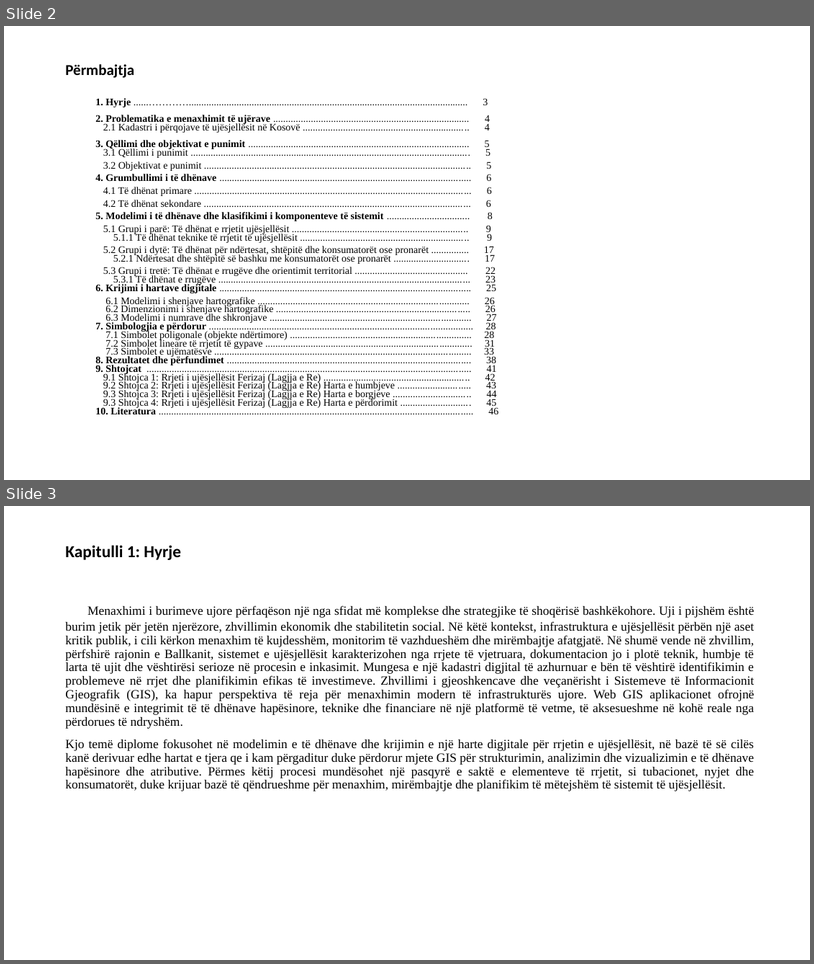
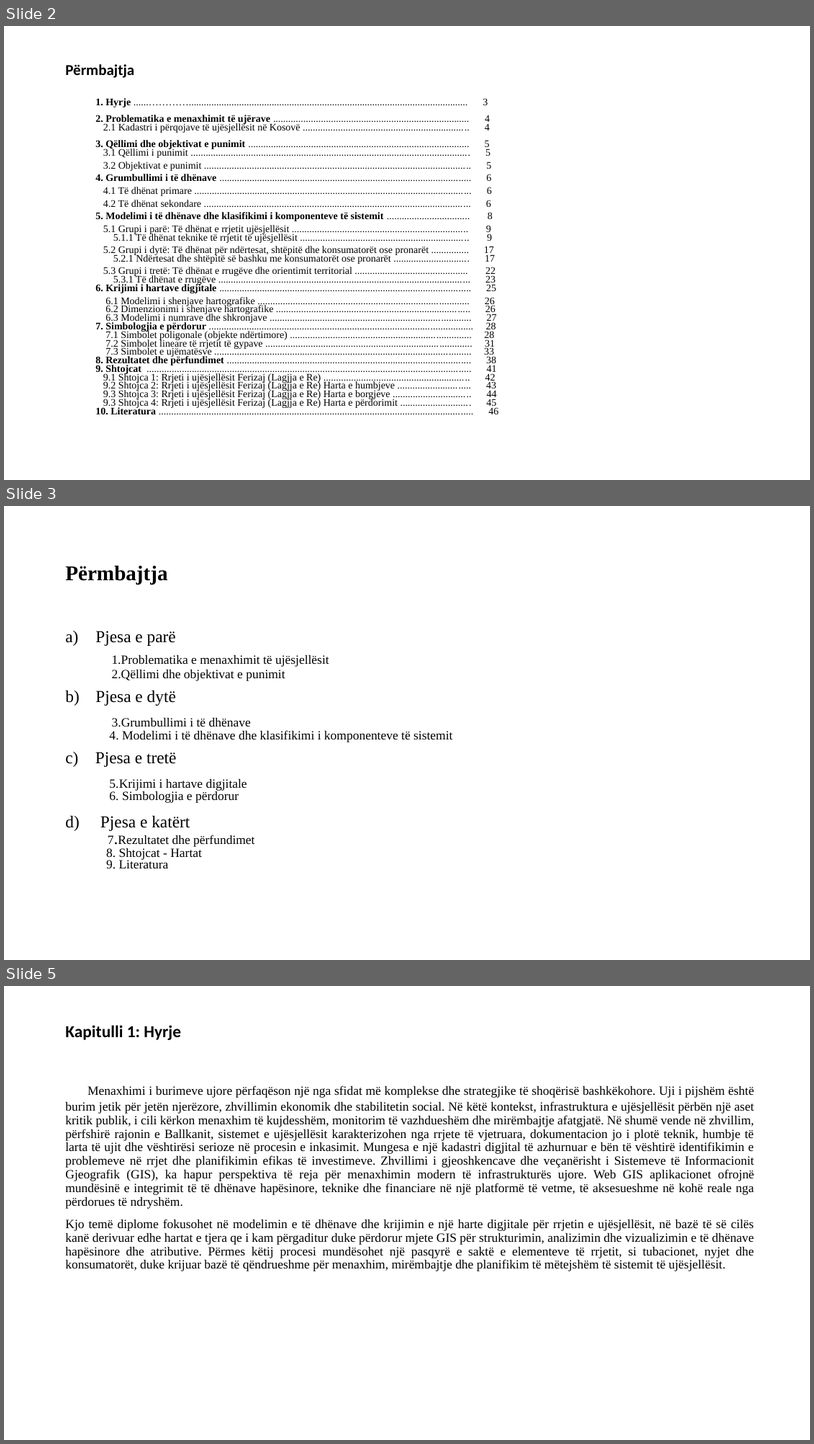
Before and after one commit to geo-coding/temaValoni, a slide deck: prezantimi/PowerPoint/Tema.pptx. Shown one above the other, each under a label of ours: slides 2 and 3 before the commit, slides 2, 3 and 5 after it; the slides between them are not shown. The pictures are 814x964 and 814x1444 pixels, drawn with LibreOffice and Linux fonts; fonts in the diff are those of the drawing. Boxes give left, top, right and bottom in pixels: in the first picture for what was removed or moved away, otherwise in the second. Text is boxed around its words. In the diff, an @@ line names an element or a change of style, - is before the commit and + after.

```diff
--- a/prezantimi/PowerPoint/Tema.pptx
+++ b/prezantimi/PowerPoint/Tema.pptx
@@ slide 3 added at (x1=4, y1=506, x2=810, y2=960), background #FFFFFF @@
@@ title added at (x1=65, y1=565, x2=167, y2=584), 25 pt, text #000000, bold @@
+Përmbajtja
@@ text added at (x1=65, y1=631, x2=453, y2=868), 15 pt, text #000000 @@
+a) Pjesa e parë
+   1.Problematika e menaxhimit të ujësjellësit
+   2.Qëllimi dhe objektivat e punimit
+b) Pjesa e dytë
+3.Grumbullimi i të dhënave
+4. Modelimi i të dhënave dhe klasifikimi i komponenteve të sistemit
+c) Pjesa e tretë
+5.Krijimi i hartave digjitale
+6. Simbologjia e përdorur
+d) Pjesa e katërt
+7.Rezultatet dhe përfundimet
+8. Shtojcat - Hartat
+9. Literatura
@@ what was slide 3 is now slide 5 @@
```
Also in this commit, not shown: 2 other slides added, 4 other files.
